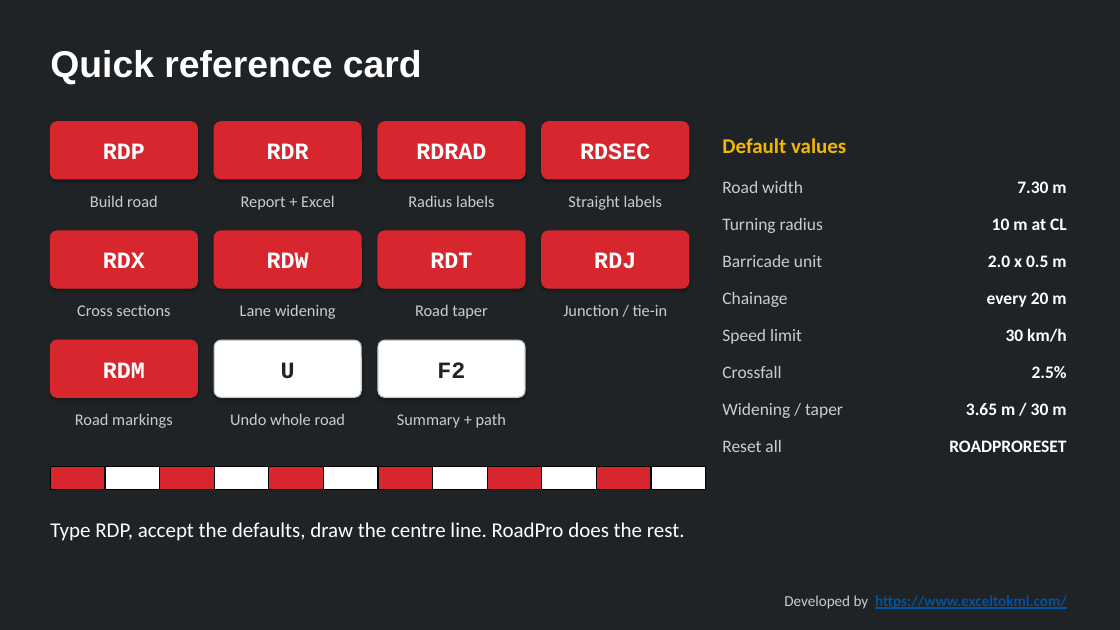
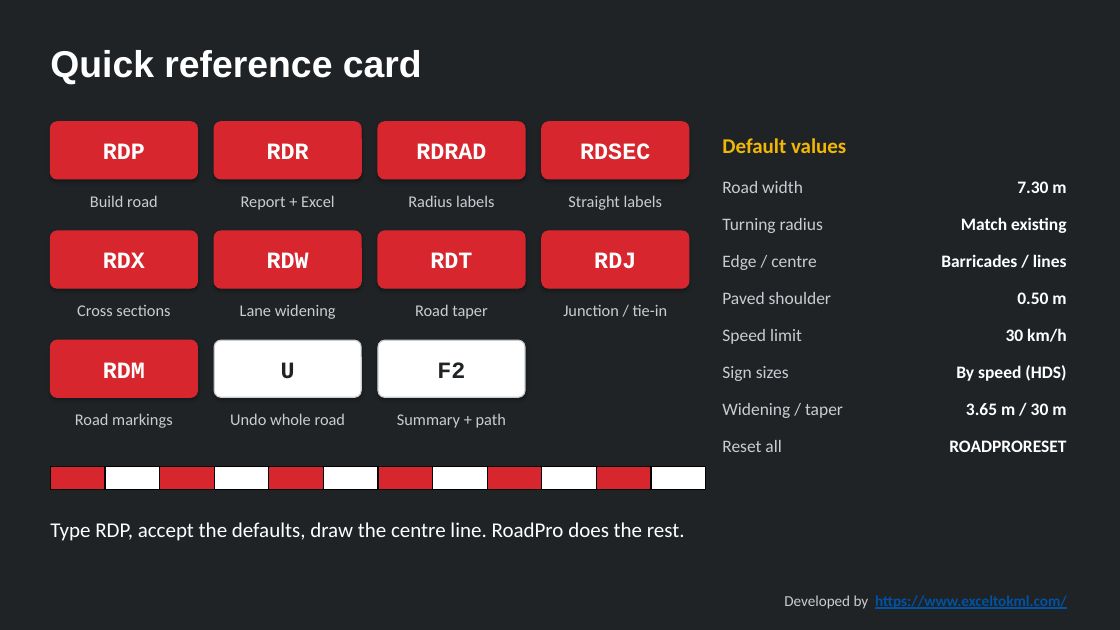
Before and after one commit to Asjad-Mehmood/KML-WEBSITE-, a slide deck: slide 22 of public/roadpro/RoadPro_User_Guide.pptx (slide 19 before the commit). Drawn at 1120x630 pixels with LibreOffice and Linux fonts; fonts in the diff are those of the drawing. Boxes give left, top, right and bottom in pixels: in the first picture for what was removed or moved away, otherwise in the second. Text is boxed around its words. In the diff, an @@ line names an element or a change of style, - is before the commit and + after.

```diff
--- a/public/roadpro/RoadPro_User_Guide.pptx
+++ b/public/roadpro/RoadPro_User_Guide.pptx
@@ text at (961,217,1067,233): text changed @@
-10 m at CL
+Match existing
@@ text at (722,255,817,270): text changed @@
-Barricade unit
+Edge / centre
@@ text at (941,254,1067,267): text changed @@
-2.0 x 0.5 m
+Barricades / lines
@@ text at (722,292,831,304): text changed @@
-Chainage
+Paved shoulder
@@ text at (1017,292,1066,304): text changed @@
-every 20 m
+0.50 m
@@ text at (722,366,789,381): text changed @@
-Crossfall
+Sign sizes
@@ text at (956,365,1066,381): text changed @@
-2.5%
+By speed (HDS)
```
Also in this commit, not shown: 18 other slides changed, 3 slides added, 22 other files.
